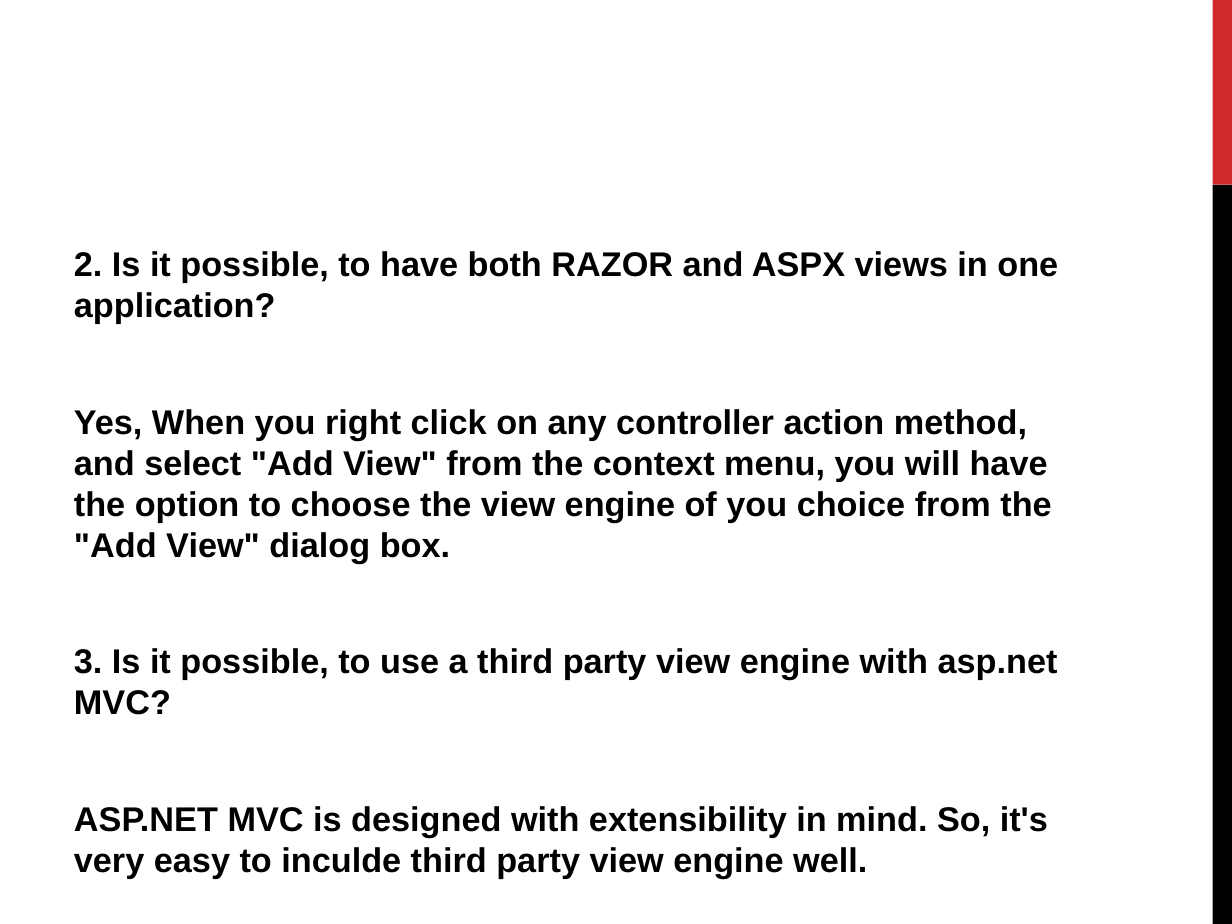
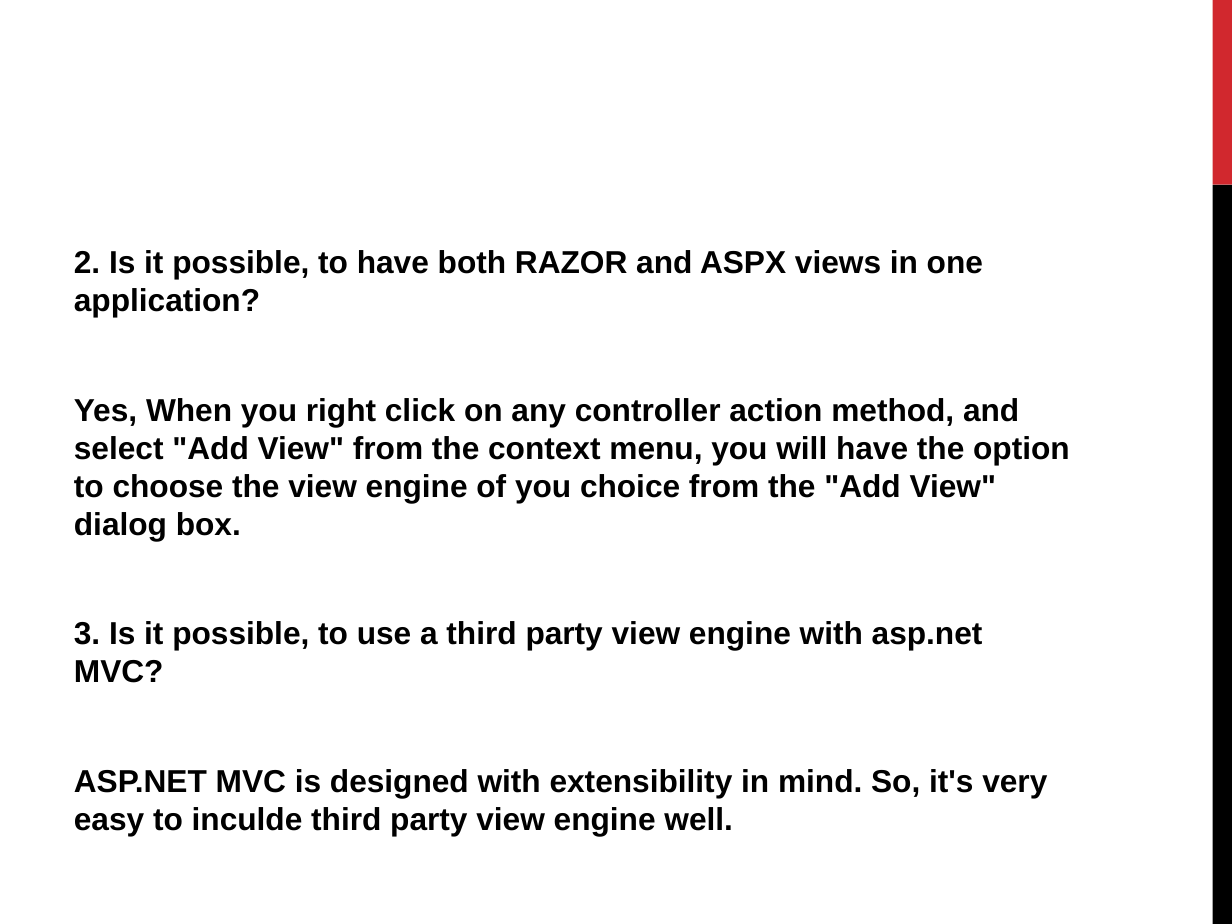
Before and after one commit to yyogesh/ASP.NET-MVC-Notes, a slide deck: slide 41 of ASP.NET_MVC_DAY1.pptx. Drawn at 1232x924 pixels with LibreOffice and Linux fonts; fonts in the diff are those of the drawing. Boxes give left, top, right and bottom in pixels: in the first picture for what was removed or moved away, otherwise in the second. Text is boxed around its words. In the diff, an @@ line names an element or a change of style, - is before the commit and + after.

```diff
--- a/ASP.NET_MVC_DAY1.pptx
+++ b/ASP.NET_MVC_DAY1.pptx
@@ text "2. Is it possible, to ..." at (74,250,1070,835): size 20 to 18.5 pt @@
```
Also in this commit, not shown: 2 other slides changed, 12 slides removed.
